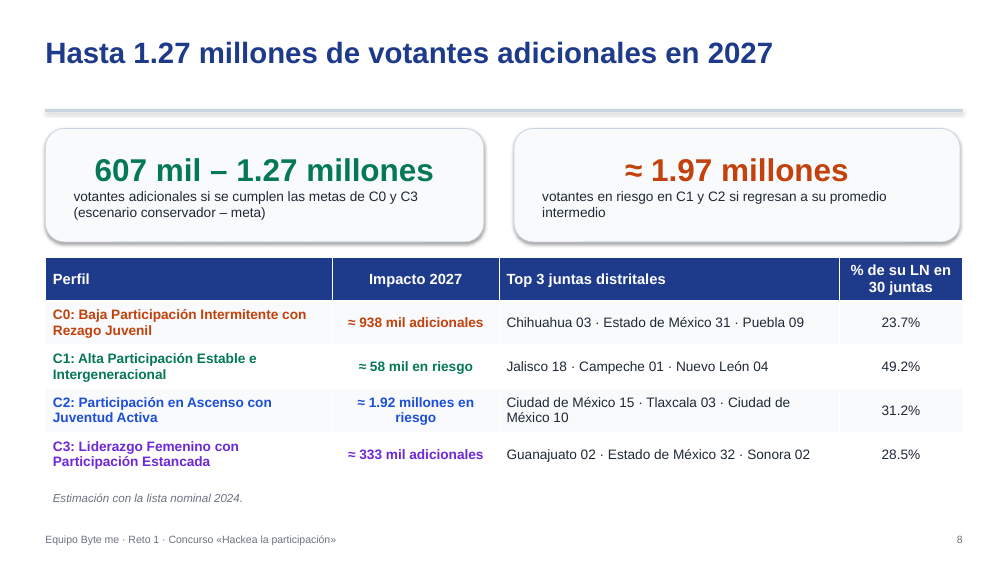
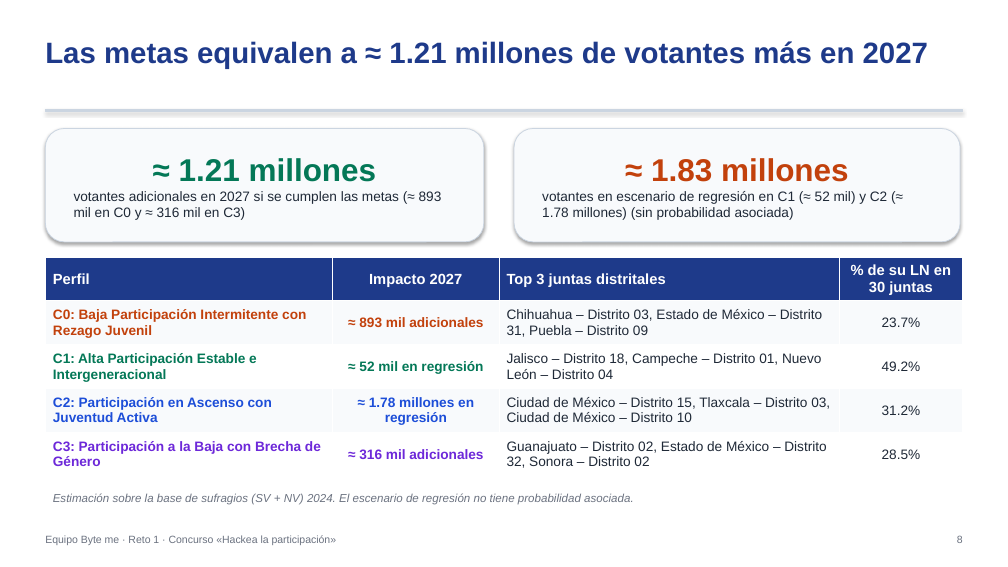
Before and after one commit to Johanan1113/Hackaton_INE_byte_me, a slide deck: slide 8 of entrega_ByteMe_Reto1/Presentacion_Ejecutiva_ByteMe.pptx. Drawn at 1008x567 pixels with LibreOffice and Linux fonts; fonts in the diff are those of the drawing. Boxes give left, top, right and bottom in pixels: in the first picture for what was removed or moved away, otherwise in the second. Text is boxed around its words. In the diff, an @@ line names an element or a change of style, - is before the commit and + after.

```diff
--- a/entrega_ByteMe_Reto1/Presentacion_Ejecutiva_ByteMe.pptx
+++ b/entrega_ByteMe_Reto1/Presentacion_Ejecutiva_ByteMe.pptx
@@ text at (45,41,928,69): text changed @@
-Hasta 1.27 millones de votantes adicionales en 2027
+Las metas equivalen a ≈ 1.21 millones de votantes más en 2027
@@ text in rounded rectangle at (74,158,442,220): text changed @@
-607 mil – 1.27 millones
-votantes adicionales si se cumplen las metas de C0 y C3 (escenario conservador – meta)
+≈ 1.21 millones
+votantes adicionales en 2027 si se cumplen las metas (≈ 893 mil en C0 y ≈ 316 mil en C3)
@@ text in rounded rectangle at (542,158,887,220): text changed @@
-≈ 1.97 millones
-votantes en riesgo en C1 y C2 si regresan a su promedio intermedio
+≈ 1.83 millones
+votantes en escenario de regresión en C1 (≈ 52 mil) y C2 (≈ 1.78 millones) (sin probabilidad asociada)
@@ table at (45,257,963,476) @@
-row 2, column 2: ≈ 938 mil adicionales
+row 2, column 2: ≈ 893 mil adicionales
-row 2, column 3: Chihuahua 03 · Estado de México 31 · Puebla 09
+row 2, column 3: Chihuahua – Distrito 03, Estado de México – Distrito 31, Puebla – Distrito 09
-row 3, column 2: ≈ 58 mil en riesgo
+row 3, column 2: ≈ 52 mil en regresión
-row 3, column 3: Jalisco 18 · Campeche 01 · Nuevo León 04
+row 3, column 3: Jalisco – Distrito 18, Campeche – Distrito 01, Nuevo León – Distrito 04
-row 4, column 2: ≈ 1.92 millones en riesgo
+row 4, column 2: ≈ 1.78 millones en regresión
-row 4, column 3: Ciudad de México 15 · Tlaxcala 03 · Ciudad de México 10
+row 4, column 3: Ciudad de México – Distrito 15, Tlaxcala – Distrito 03, Ciudad de México – Distrito 10
-row 5: C3: Liderazgo Femenino con Participación Estancada | ≈ 333 mil adicionales | Guanajuato 02 · Estado de México 32 · Sonora 02 | 28.5%
+row 5: C3: Participación a la Baja con Brecha de Género | ≈ 316 mil adicionales | Guanajuato – Distrito 02, Estado de México – Distrito 32, Sonora – Distrito 02 | 28.5%
@@ text at (53,493,634,505): text changed @@
-Estimación con la lista nominal 2024.
+Estimación sobre la base de sufragios (SV + NV) 2024. El escenario de regresión no tiene probabilidad asociada.
```
Also in this commit, not shown: 7 other slides changed, 26 other files.
